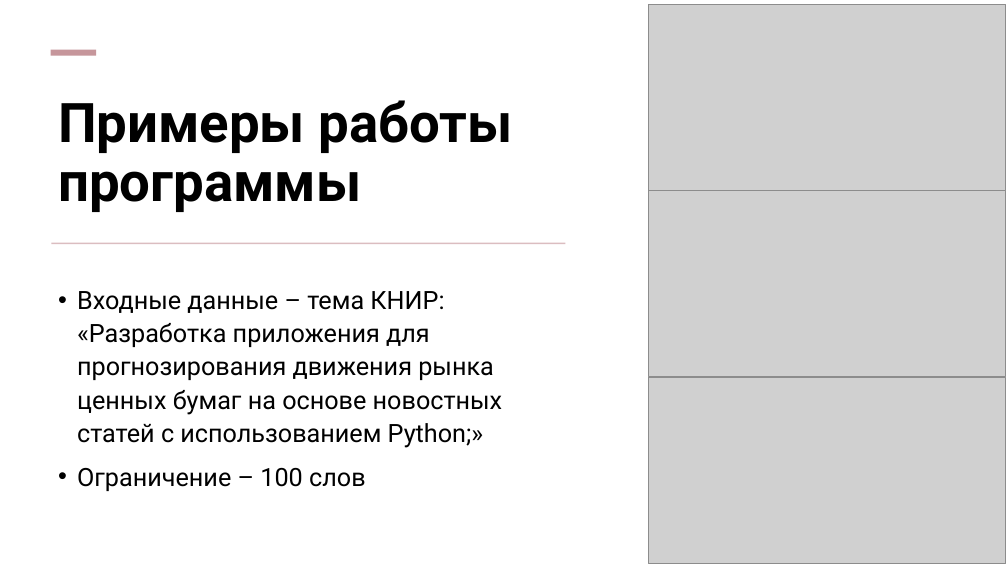
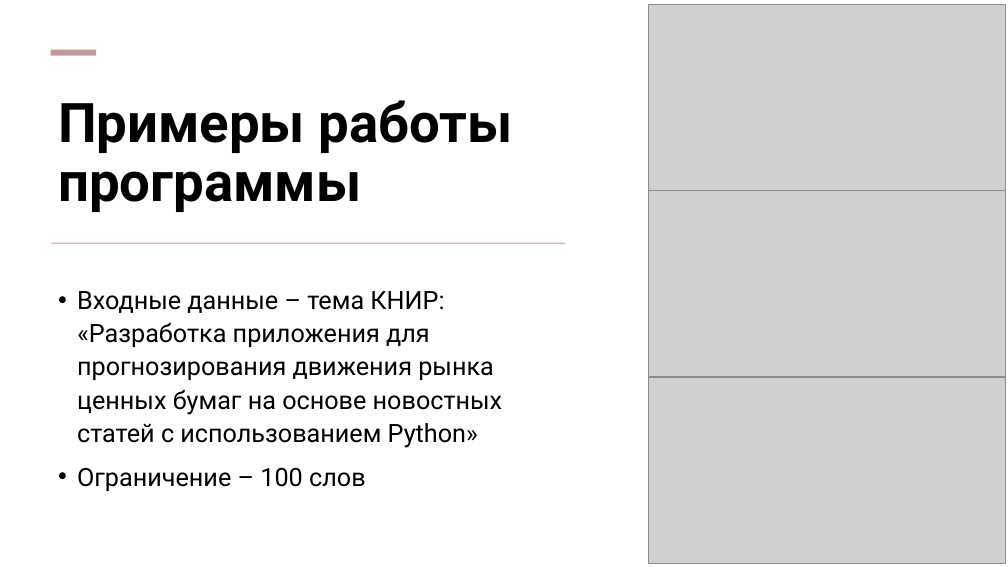
Before and after one commit to OmegaLies/AI, a slide deck: slide 5 of lab2.pptx. Drawn at 1008x567 pixels with LibreOffice and Linux fonts; fonts in the diff are those of the drawing; grey boxes stand for pictures. Boxes give left, top, right and bottom in pixels: in the first picture for what was removed or moved away, otherwise in the second. Text is boxed around its words. In the diff, an @@ line names an element or a change of style, - is before the commit and + after.

Commit message:
Changes in presentations

```diff
--- a/lab2.pptx
+++ b/lab2.pptx
@@ text at (x1=77, y1=291, x2=503, y2=448): text changed @@
-• Входные данные – тема КНИР:
-  «Разработка приложения для прогнозирования движения рынка ценных бумаг на основе новостных статей с использованием Python;»
+• Входные данные – тема КНИР:
+  «Разработка приложения для прогнозирования движения рынка ценных бумаг на основе новостных статей с использованием Python»
```
Also in this commit, not shown: 2 other slides changed, 1 slide added.
